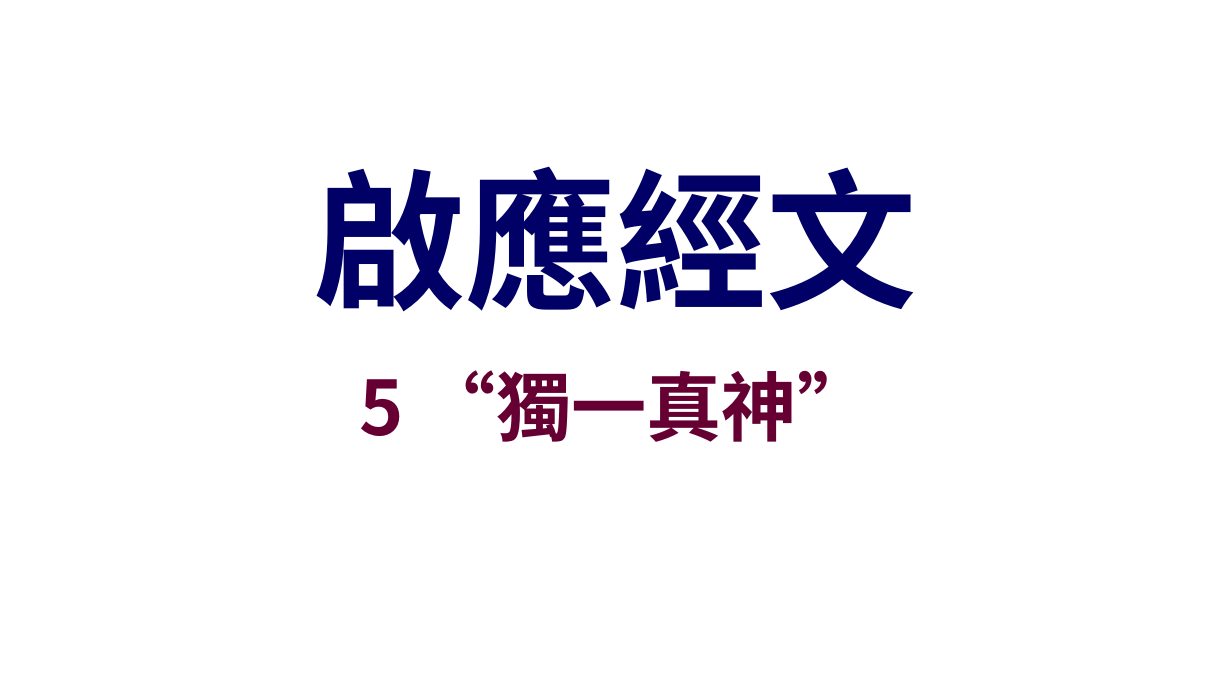
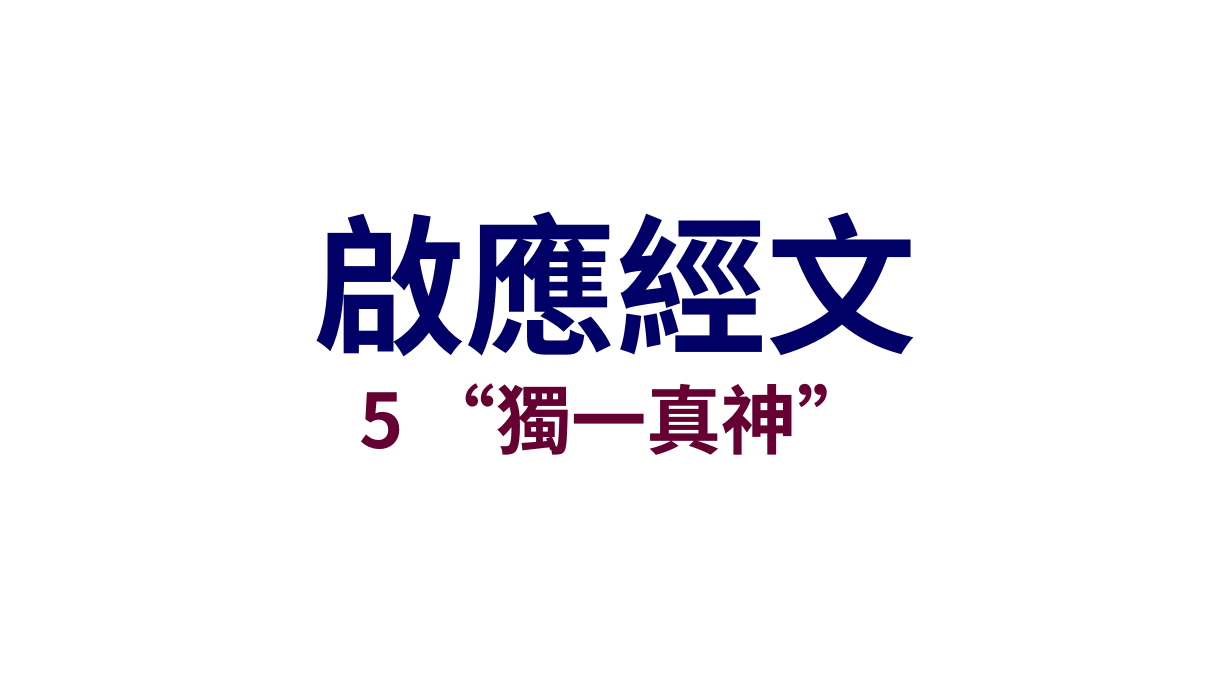
Before and after one commit to batisuoc/other-ppts, a slide deck: slide 5 of 崇拜流程.pptx. Drawn at 1232x693 pixels with LibreOffice and Linux fonts; fonts in the diff are those of the drawing; background and template pictures are left out. Boxes give left, top, right and bottom in pixels: in the first picture for what was removed or moved away, otherwise in the second. Text is boxed around its words. In the diff, an @@ line names an element or a change of style, - is before the commit and + after.

Commit message:
Update titles position

```diff
--- a/崇拜流程.pptx
+++ b/崇拜流程.pptx
@@ title "啟應經文": place and size @@
-title "啟應經文" at bbox=[315, 166, 917, 312]
+title "啟應經文" at bbox=[315, 211, 917, 357]
@@ text "5 “獨一真神”": place and size @@
-text "5 “獨一真神”" at bbox=[359, 370, 873, 442]
+text "5 “獨一真神”" at bbox=[359, 383, 873, 455]
```
Also in this commit, not shown: 12 other slides changed.
